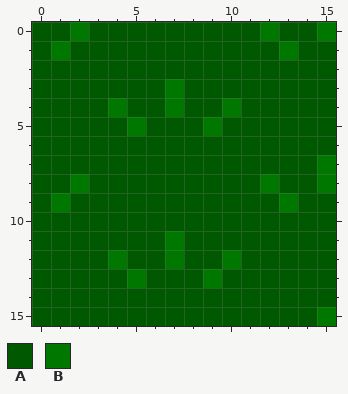
One commit to this pixel-art sprite: tiles/f.png. Above, as it was before the edit.
The file is 16x16 pixels.
Palette (. is transparent): A #005800  B #007800
Pixels before, first column x 0:
 0 AABAAAAAAAAABAAB
 1 ABAAAAAAAAAAABAA
 2 AAAAAAAAAAAAAAAA
 3 AAAAAAABAAAAAAAA
 4 AAAABAABAABAAAAA
 5 AAAAABAAABAAAAAA
 6 AAAAAAAAAAAAAAAA
 7 AAAAAAAAAAAAAAAB
 8 AABAAAAAAAAABAAB
 9 ABAAAAAAAAAAABAA
10 AAAAAAAAAAAAAAAA
11 AAAAAAABAAAAAAAA
12 AAAABAABAABAAAAA
13 AAAAABAAABAAAAAA
14 AAAAAAAAAAAAAAAA
15 AAAAAAAAAAAAAAAB
After:
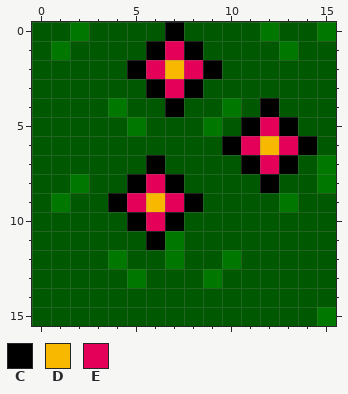
Colours new in this view: C #000000  D #f8b800  E #e40058
From old to new:
y 0: x 7 A -> C
y 1: x 6..8 AAA -> CEC
y 2: x 5..9 AAAAA -> CEDEC
y 3: x 6..8 ABA -> CEC
y 4: x 7 B -> C; x 12 A -> C
y 5: x 11..13 AAA -> CEC
y 6: x 10..14 AAAAA -> CEDEC
y 7: x 6 A -> C; x 11..13 AAA -> CEC
y 8: x 5..7 AAA -> CEC; x 12 B -> C
y 9: x 4..8 AAAAA -> CEDEC
y 10: x 5..7 AAA -> CEC
y 11: x 6 A -> C
